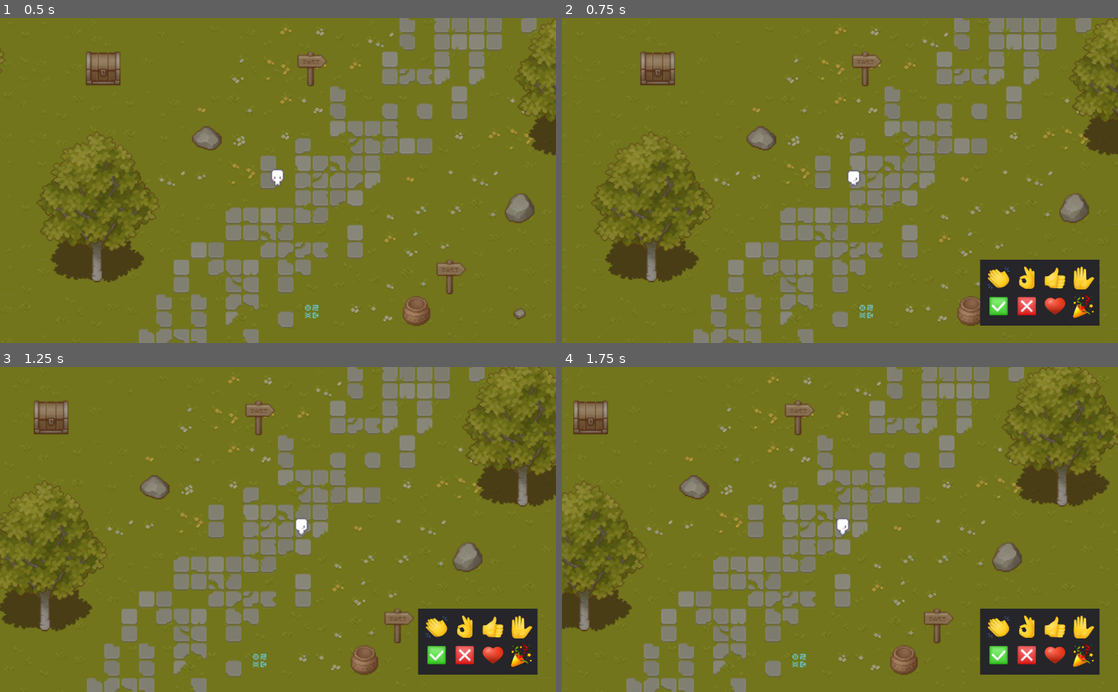
Above: before the commit, frames 1-4 (two rows, left to right).
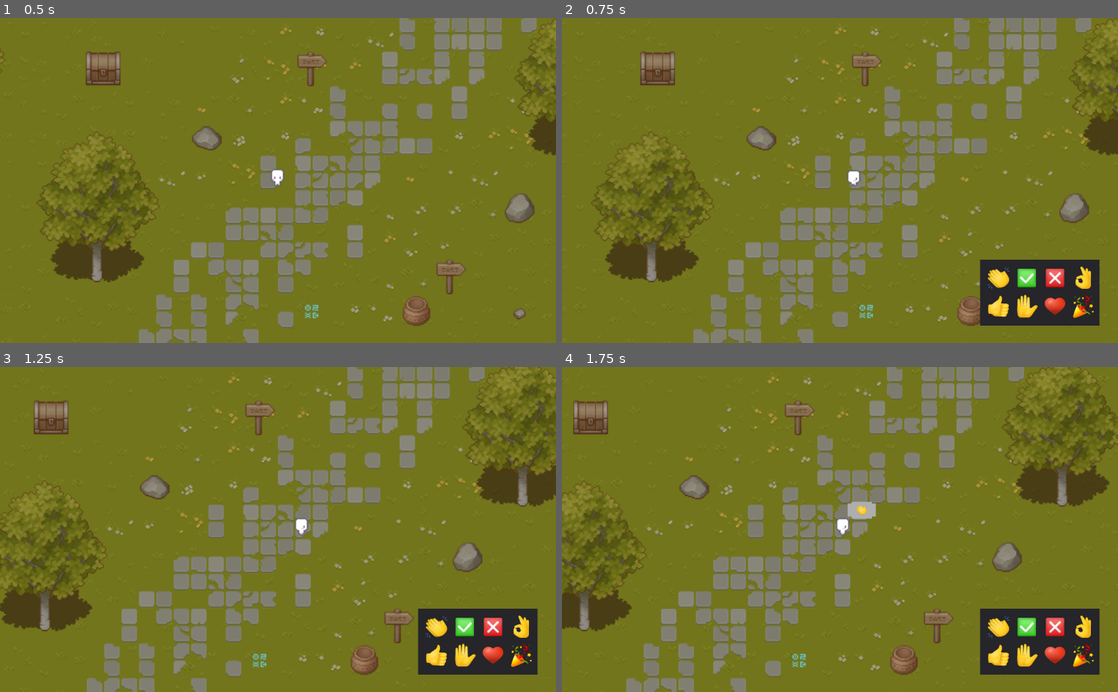
Above: after the commit, the same moments.

Repository: blink-blink/Calla-Chat-Reimplementation
Game: Godot game, scene res://Scenes/Entrypoint.tscn
The game is run twice, just before and just after one commit, with the same random seed, the same clock (stepped at 60 frames per second) and the same inputs.
Inputs (mouse positions are in pixels of both pictures, inside the frame that each line leads up to):
- Up to frame 1 (0.5 s): no input
- Up to frame 2 (0.75 s): tap Enter at 0.5 s; move the mouse to (962, 164) at 0.52 s; hold Right (right) from 0.53 s (still down); hold E (emote) from 0.53 s (still down)
- Up to frame 3 (1.25 s): keep holding Right (right); keep holding E (emote)
- Up to frame 4 (1.75 s): release Right (right) at 1.25 s; release E (emote) at 1.25 s; click (1001, 627) at 1.25 s

Frame 1 is identical in both runs. In frame 2, 1.0% of the frame differs, in the area x 76-96%, y 76-93%; in frame 3, 1.0%; in frame 4, 1.3%, in the area x 51-96%, y 41-93%.

Commit message:
more modularity changes, got emotes to work again

Diff:
--- a/Scenes/Player.tscn
+++ b/Scenes/ControlledPlayer.tscn
@@ -1,7 +1,7 @@
 [gd_scene load_steps=22 format=2]
 
 [ext_resource path="res://Assets/Character/tile001.png" type="Texture" id=1]
-[ext_resource path="res://Scripts/Player.gd" type="Script" id=2]
+[ext_resource path="res://Scripts/ControlledPlayer.gd" type="Script" id=2]
 [ext_resource path="res://Assets/Character/tile010.png" type="Texture" id=3]
 [ext_resource path="res://Assets/Character/tile007.png" type="Texture" id=4]
 [ext_resource path="res://Assets/Character/tile015.png" type="Texture" id=5]
@@ -17,7 +17,7 @@
 [ext_resource path="res://Assets/Character/tile012.png" type="Texture" id=15]
 [ext_resource path="res://Assets/Character/tile002.png" type="Texture" id=16]
 [ext_resource path="res://Assets/Character/tile000.png" type="Texture" id=17]
-[ext_resource path="res://Scenes/SpeechBubble.gd" type="Script" id=18]
+[ext_resource path="res://Scripts/SpeechBubble.gd" type="Script" id=18]
 [ext_resource path="res://Assets/UI/SpeachBubbleBoarder.png" type="Texture" id=19]
 
 [sub_resource type="SpriteFrames" id=2]
@@ -27,9 +27,9 @@
 "name": "run down",
 "speed": 10.0
 }, {
-"frames": [ ExtResource( 15 ), ExtResource( 11 ), ExtResource( 12 ), ExtResource( 5 ) ],
+"frames": [ ExtResource( 9 ), ExtResource( 13 ), ExtResource( 3 ), ExtResource( 10 ) ],
 "loop": true,
-"name": "run left",
+"name": "run right",
 "speed": 10.0
 }, {
 "frames": [ ExtResource( 14 ), ExtResource( 7 ), ExtResource( 8 ), ExtResource( 4 ) ],
@@ -37,9 +37,9 @@
 "name": "run up",
 "speed": 10.0
 }, {
-"frames": [ ExtResource( 9 ), ExtResource( 13 ), ExtResource( 3 ), ExtResource( 10 ) ],
+"frames": [ ExtResource( 15 ), ExtResource( 11 ), ExtResource( 12 ), ExtResource( 5 ) ],
 "loop": true,
-"name": "run right",
+"name": "run left",
 "speed": 10.0
 } ]
 
@@ -47,7 +47,7 @@
 radius = 4.0
 height = 2.0
 
-[node name="Player" type="KinematicBody2D"]
+[node name="ControlledPlayer" type="KinematicBody2D"]
 collision/safe_margin = 0.001
 script = ExtResource( 2 )
 
--- a/Scenes/Entrypoint.gd
+++ /dev/null
@@ -1,40 +0,0 @@
-extends Node
-
-
-# Declare member variables here. Examples:
-# var a = 2
-# var b = "text"
-
-var usernames: Dictionary = {}
-# Called when the node enters the scene tree for the first time.
-func _ready():
-	start_calla_meeting()
-	var map_class = load("res://Scenes/Map1.tscn")
-	var map_object = map_class.instance()
-	self.add_child(map_object)
-
-func start_calla_meeting():
-	var command_and_control = NetworkedMultiplayerENet.new()
-	command_and_control.create_server(22552,200)
-	get_tree().network_peer = command_and_control
-	get_tree().connect("network_peer_connected",self,"spawn_new_player")
-	get_tree().connect("network_peer_disconnected",self,"despawn_player")
-
-func spawn_new_player(id: int):
-	usernames[id] = get_username(id)
-
-func despawn_player(id: int):
-	usernames.erase(id)
-
-func get_username(id: int):
-	pass
-
-remote func update_client_position(client_id: int, new_x: float, new_y: float):
-	pass
-
-remote func disconnect_me(id: int):
-	emit_signal("network_peer_disconnected",id)
-	pass
-# Called every frame. 'delta' is the elapsed time since the previous frame.
-#func _process(delta):
-#	pass
--- a/Scenes/Entrypoint.tscn
+++ b/Scenes/Entrypoint.tscn
@@ -1,6 +1,6 @@
 [gd_scene load_steps=2 format=2]
 
-[ext_resource path="res://Scenes/Entrypoint.gd" type="Script" id=1]
+[ext_resource path="res://Scripts/Entrypoint.gd" type="Script" id=1]
 
 [node name="Entrypoint" type="Node"]
 script = ExtResource( 1 )
--- a/Scenes/GUI.tscn
+++ b/Scenes/GUI.tscn
@@ -9,7 +9,7 @@
 [ext_resource path="res://Assets/UI/Emotes/clap.png" type="Texture" id=7]
 [ext_resource path="res://Assets/UI/Emotes/ok.png" type="Texture" id=8]
 [ext_resource path="res://Assets/UI/Emotes/party.png" type="Texture" id=9]
-[ext_resource path="res://Scenes/Emote Panel.gd" type="Script" id=10]
+[ext_resource path="res://Scripts/Emote Panel.gd" type="Script" id=10]
 
 [node name="GUI" type="CanvasLayer"]
 
@@ -50,14 +50,14 @@
 margin_bottom = 54.0
 text = "Quit"
 
-[node name="Emote Panel" type="Panel" parent="."]
+[node name="EmotePanel" type="Panel" parent="."]
 margin_left = 770.0
 margin_top = 446.0
 margin_right = 990.0
 margin_bottom = 568.0
 script = ExtResource( 10 )
 
-[node name="GridContainer" type="GridContainer" parent="Emote Panel"]
+[node name="GridContainer" type="GridContainer" parent="EmotePanel"]
 margin_left = 10.0
 margin_top = 10.0
 margin_right = 152.0
@@ -65,50 +65,50 @@
 hint_tooltip = "Emotes"
 columns = 4
 
-[node name="Clap" type="TextureButton" parent="Emote Panel/GridContainer"]
+[node name="Clap" type="TextureButton" parent="EmotePanel/GridContainer" groups=["emotebuttons"]]
 margin_right = 48.0
 margin_bottom = 48.0
 texture_normal = ExtResource( 7 )
 
-[node name="Ok" type="TextureButton" parent="Emote Panel/GridContainer"]
+[node name="Yes" type="TextureButton" parent="EmotePanel/GridContainer" groups=["emotebuttons"]]
 margin_left = 52.0
 margin_right = 100.0
 margin_bottom = 48.0
-texture_normal = ExtResource( 8 )
+texture_normal = ExtResource( 5 )
 
-[node name="ThumbsUp" type="TextureButton" parent="Emote Panel/GridContainer"]
+[node name="No" type="TextureButton" parent="EmotePanel/GridContainer" groups=["emotebuttons"]]
 margin_left = 104.0
 margin_right = 152.0
 margin_bottom = 48.0
-texture_normal = ExtResource( 6 )
+texture_normal = ExtResource( 2 )
 
-[node name="Raise" type="TextureButton" parent="Emote Panel/GridContainer"]
+[node name="Ok" type="TextureButton" parent="EmotePanel/GridContainer" groups=["emotebuttons"]]
 margin_left = 156.0
 margin_right = 204.0
 margin_bottom = 48.0
-texture_normal = ExtResource( 3 )
+texture_normal = ExtResource( 8 )
 
-[node name="Yes" type="TextureButton" parent="Emote Panel/GridContainer"]
+[node name="ThumbsUp" type="TextureButton" parent="EmotePanel/GridContainer" groups=["emotebuttons"]]
 margin_top = 52.0
 margin_right = 48.0
 margin_bottom = 100.0
-texture_normal = ExtResource( 5 )
+texture_normal = ExtResource( 6 )
 
-[node name="No" type="TextureButton" parent="Emote Panel/GridContainer"]
+[node name="Raise" type="TextureButton" parent="EmotePanel/GridContainer" groups=["emotebuttons"]]
 margin_left = 52.0
 margin_top = 52.0
 margin_right = 100.0
 margin_bottom = 100.0
-texture_normal = ExtResource( 2 )
+texture_normal = ExtResource( 3 )
 
-[node name="Heart" type="TextureButton" parent="Emote Panel/GridContainer"]
+[node name="Heart" type="TextureButton" parent="EmotePanel/GridContainer" groups=["emotebuttons"]]
 margin_left = 104.0
 margin_top = 52.0
 margin_right = 152.0
 margin_bottom = 100.0
 texture_normal = ExtResource( 4 )
 
-[node name="Party" type="TextureButton" parent="Emote Panel/GridContainer"]
+[node name="Party" type="TextureButton" parent="EmotePanel/GridContainer" groups=["emotebuttons"]]
 margin_left = 156.0
 margin_top = 52.0
 margin_right = 204.0
--- a/Scenes/Map1.tscn
+++ b/Scenes/Map1.tscn
@@ -1,11 +1,11 @@
 [gd_scene load_steps=22 format=2]
 
 [ext_resource path="res://Assets/Texture/TX Tileset Grass.png" type="Texture" id=1]
-[ext_resource path="res://Scenes/Player.tscn" type="PackedScene" id=2]
+[ext_resource path="res://Scenes/ControlledPlayer.tscn" type="PackedScene" id=2]
 [ext_resource path="res://Scenes/Tree.tscn" type="PackedScene" id=3]
 [ext_resource path="res://Scripts/PlayerCamera.gd" type="Script" id=4]
 [ext_resource path="res://Scenes/GUI.tscn" type="PackedScene" id=5]
-[ext_resource path="res://Scenes/Map1Navigation.gd" type="Script" id=6]
+[ext_resource path="res://Scripts/Map1Navigation.gd" type="Script" id=6]
 [ext_resource path="res://Assets/Texture/TX Props.png" type="Texture" id=7]
 
 [sub_resource type="TileSet" id=1]
@@ -365,6 +365,9 @@
 
 [node name="YSort" type="YSort" parent="."]
 
+[node name="ControlledPlayer" parent="YSort" instance=ExtResource( 2 )]
+position = Vector2( 497, 183 )
+
 [node name="PlayerCamera" type="Camera2D" parent="YSort"]
 position = Vector2( 497, 183 )
 current = true
@@ -382,6 +385,3 @@
 
 [node name="Tree3" parent="YSort/Trees" instance=ExtResource( 3 )]
 position = Vector2( 273, -26 )
-
-[node name="Player" parent="YSort" instance=ExtResource( 2 )]
-position = Vector2( 497, 183 )
--- /dev/null
+++ b/Scenes/TitleScreen.tscn
@@ -0,0 +1,49 @@
+[gd_scene load_steps=2 format=2]
+
+[ext_resource path="res://Scripts/TitleScreen.gd" type="Script" id=1]
+
+[node name="TitleScreen" type="Control"]
+anchor_right = 1.0
+anchor_bottom = 1.0
+script = ExtResource( 1 )
+
+[node name="RoomName" type="LineEdit" parent="."]
+anchor_left = 0.5
+anchor_top = 0.5
+anchor_right = 0.5
+anchor_bottom = 0.5
+margin_left = -131.5
+margin_top = -130.0
+margin_right = 131.5
+margin_bottom = -71.0
+placeholder_text = "Room Name"
+
+[node name="UserName" type="LineEdit" parent="."]
+anchor_left = 0.5
+anchor_top = 0.5
+anchor_right = 0.5
+anchor_bottom = 0.5
+margin_left = -131.5
+margin_top = -50.0
+margin_right = 131.5
+margin_bottom = 9.0
+placeholder_text = "User Name"
+__meta__ = {
+"_edit_use_anchors_": true
+}
+
+[node name="JoinRoom" type="Button" parent="."]
+anchor_left = 0.5
+anchor_top = 0.5
+anchor_right = 0.5
+anchor_bottom = 0.5
+margin_left = -149.0
+margin_top = 30.0
+margin_right = 149.0
+margin_bottom = 90.0
+text = "Join Room"
+__meta__ = {
+"_edit_use_anchors_": true
+}
+
+[connection signal="pressed" from="JoinRoom" to="." method="_on_JoinRoom_pressed"]
--- /dev/null
+++ b/Scripts/Emote Panel.gd
@@ -0,0 +1,11 @@
+extends Panel
+
+func _ready():
+	self.hide()
+
+func _input(event):
+	if event.is_action_pressed("emote"):
+		if self.is_visible_in_tree():
+			self.hide()
+		else:
+			self.show()
--- /dev/null
+++ b/Scripts/Entrypoint.gd
@@ -0,0 +1,36 @@
+extends Node
+
+
+var mainplayer
+var usernames: Dictionary = {}
+var serverIP = "192.168.195.1"
+var serverPort = 22552
+
+func _ready():
+	var map_class = Resources.maps["Map1"]
+	var map_object = map_class.instance()
+	self.add_child(map_object)
+
+func start_client():
+	var peer = NetworkedMultiplayerENet.new()
+	peer.create_client(serverIP, serverPort)
+	get_tree().network_peer = peer
+
+func spawn_new_player(id: int):
+	usernames[id] = get_username(id)
+
+func despawn_player(id: int):
+	usernames.erase(id)
+
+func get_username(id: int):
+	pass
+
+remote func set_all_user_positions(user_positions: Dictionary):
+	pass
+
+remote func disconnect_me(id: int):
+	emit_signal("network_peer_disconnected",id)
+	pass
+# Called every frame. 'delta' is the elapsed time since the previous frame.
+#func _process(delta):
+#	pass
--- a/Scripts/PlayerCamera.gd
+++ b/Scripts/PlayerCamera.gd
@@ -1,6 +1,6 @@
 extends Camera2D
 
-onready var player = get_node("../Player")
+onready var player = get_node("../ControlledPlayer")
 
 var acceleration = 4
 var zoomAmount = Vector2(0.05, 0.05)
--- a/Scripts/Resources.gd
+++ b/Scripts/Resources.gd
@@ -2,6 +2,8 @@
 extends Node
 
 var emotes = {}
+var maps = {}
+var nodes = {}
 
 func _ready():
 	emotes["check"] = preload("res://Assets/UI/Emotes/check.png")
@@ -12,3 +14,5 @@
 	emotes["party"] = preload("res://Assets/UI/Emotes/party.png")
 	emotes["raise"] = preload("res://Assets/UI/Emotes/raise.png")
 	emotes["thumbsup"] = preload("res://Assets/UI/Emotes/thumbsup.png")
+	maps["Map1"] = preload("res://Scenes/Map1.tscn")
+	nodes["ControlledPlayer"] = preload("res://Scenes/ControlledPlayer.tscn")
--- a/Scenes/SpeechBubble.gd
+++ b/Scripts/SpeechBubble.gd
@@ -25,6 +25,11 @@
 	emotearray.append(heart)
 	emotearray.append(party)
 	self.hide()
+	var index = 1
+	# connect pressed signals of emote buttons to startEmote function
+	for button in get_tree().get_nodes_in_group("emotebuttons"):
+		button.connect("pressed", self, "startEmote", [index])
+		index += 1
 
 # shows emote by showing and hiding speech bubble with emote, uses a timer to time emote duration
 func startEmote(emotenumber):
@@ -33,35 +38,3 @@
 	timer.start(5)
 	yield(timer, "timeout")
 	self.hide()
-
-# each emote has a caller function together with preloaded texture
-func _on_Clap_pressed():
-	startEmote(1)
-
-
-func _on_Yes_pressed():
-	startEmote(2)
-
-
-func _on_No_pressed():
-	startEmote(3)
-
-
-func _on_Ok_pressed():
-	startEmote(4)
-
-
-func _on_ThumbsUp_pressed():
-	startEmote(5)
-
-
-func _on_Raise_pressed():
-	startEmote(6)
-
-
-func _on_Heart_pressed():
-	startEmote(7)
-
-
-func _on_Party_pressed():
-	startEmote(8)
--- a/Scenes/Emote Panel.gd
+++ b/Scripts/TitleScreen.gd
@@ -1,4 +1,4 @@
-extends Panel
+extends Control
 
 
 # Declare member variables here. Examples:
@@ -8,15 +8,13 @@
 
 # Called when the node enters the scene tree for the first time.
 func _ready():
-	self.hide()
+	pass # Replace with function body.
 
-func _input(event):
-	if event.is_action_pressed("emote"):
-		if self.is_visible_in_tree():
-			self.hide()
-		else:
-			self.show()
 
 # Called every frame. 'delta' is the elapsed time since the previous frame.
 #func _process(delta):
 #	pass
+
+
+func _on_JoinRoom_pressed():
+	get_tree().change_scene("res://Scenes/Map1.tscn")
Renamed: Scripts/Player.gd -> Scripts/ControlledPlayer.gd
Renamed: Scenes/Map1Navigation.gd -> Scripts/Map1Navigation.gd
